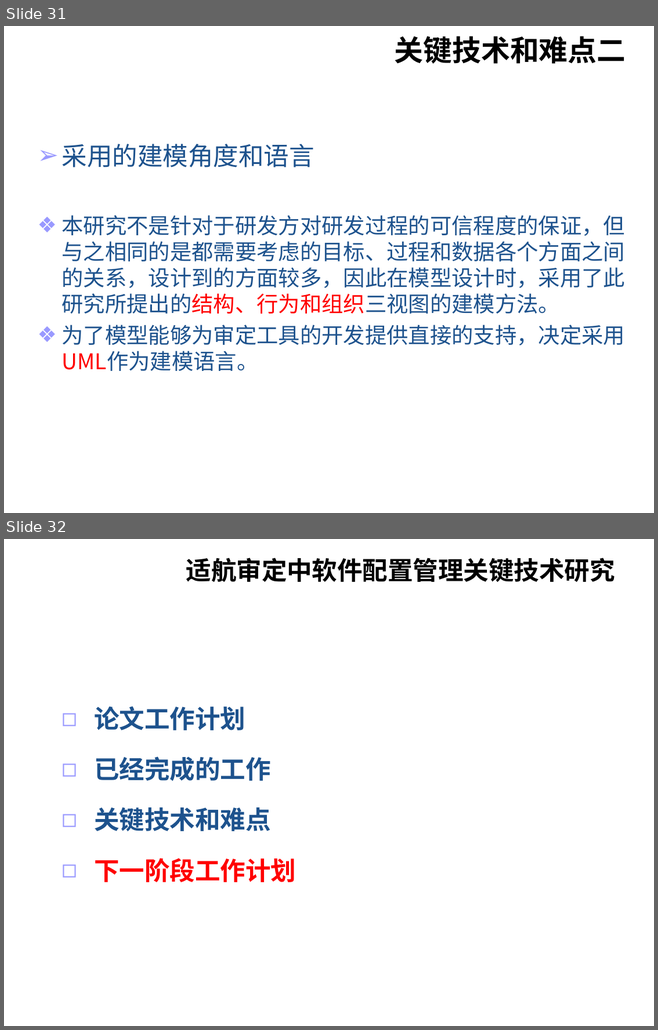
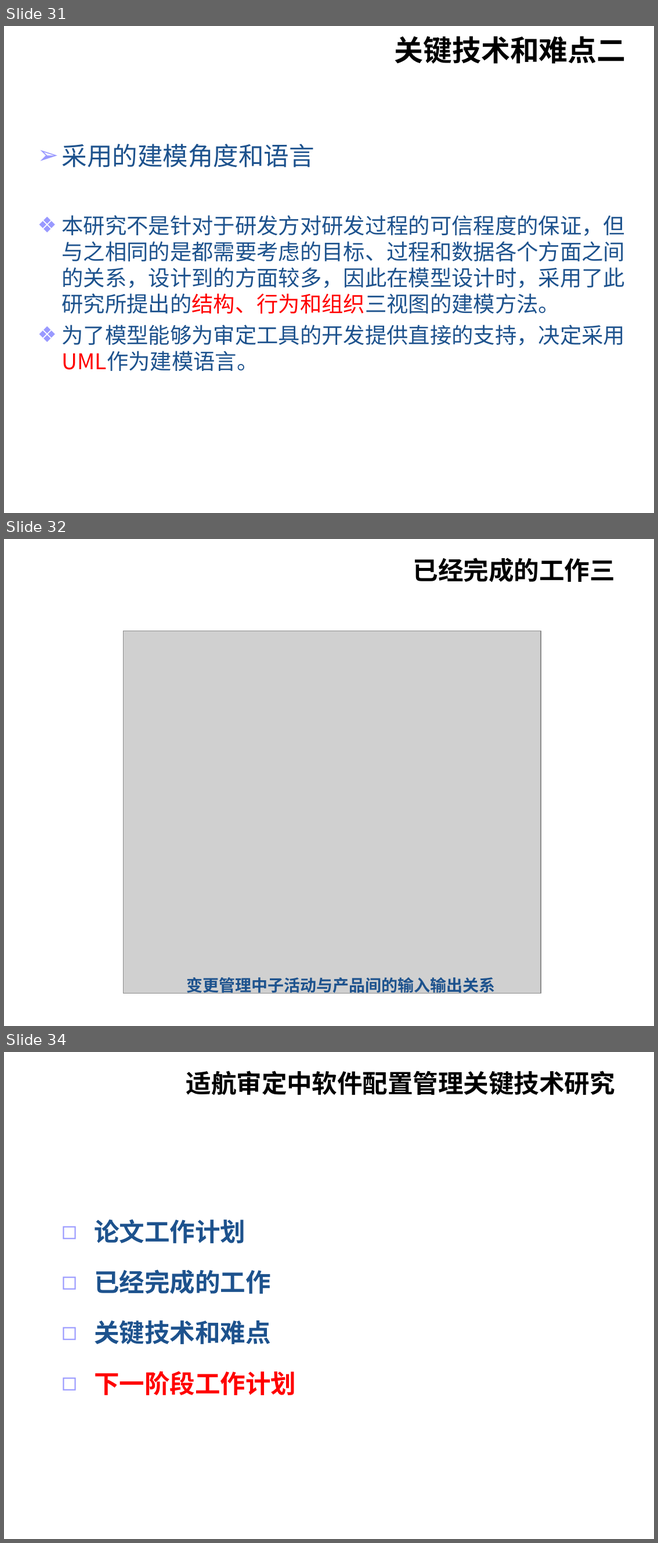
Before and after one commit to wangxydhc/for-graduate, a slide deck: paper/SY1506325_王鑫冶_中期检查报告.ppt. Shown one above the other, each under a label of ours: slides 31 and 32 before the commit, slides 31, 32 and 34 after it; the slides between them are not shown. The pictures are 658x1030 and 658x1543 pixels, drawn with LibreOffice and Linux fonts; fonts in the diff are those of the drawing; grey boxes stand for pictures; background and template pictures are left out. Boxes give left, top, right and bottom in pixels: in the first picture for what was removed or moved away, otherwise in the second. Text is boxed around its words. In the diff, an @@ line names an element or a change of style, - is before the commit and + after.

```diff
--- a/paper/SY1506325_王鑫冶_中期检查报告.ppt
+++ b/paper/SY1506325_王鑫冶_中期检查报告.ppt
@@ slide 32 added at (x1=4, y1=539, x2=654, y2=1026), background #FFFFFF; not listed: 1 template element that a slide beside it also shows @@
@@ title added at (x1=413, y1=558, x2=615, y2=582), 28 pt, text #000000, bold @@
+已经完成的工作三
@@ picture added at (x1=123, y1=631, x2=540, y2=994) @@
@@ text added at (x1=186, y1=977, x2=495, y2=996), 18 pt, text #1D528D, bold @@
+变更管理中子活动与产品间的输入输出关系
@@ what was slide 32 is now slide 34 @@
```
Also in this commit, not shown: 11 slides changed, 1 other slide added, 1 other file.
